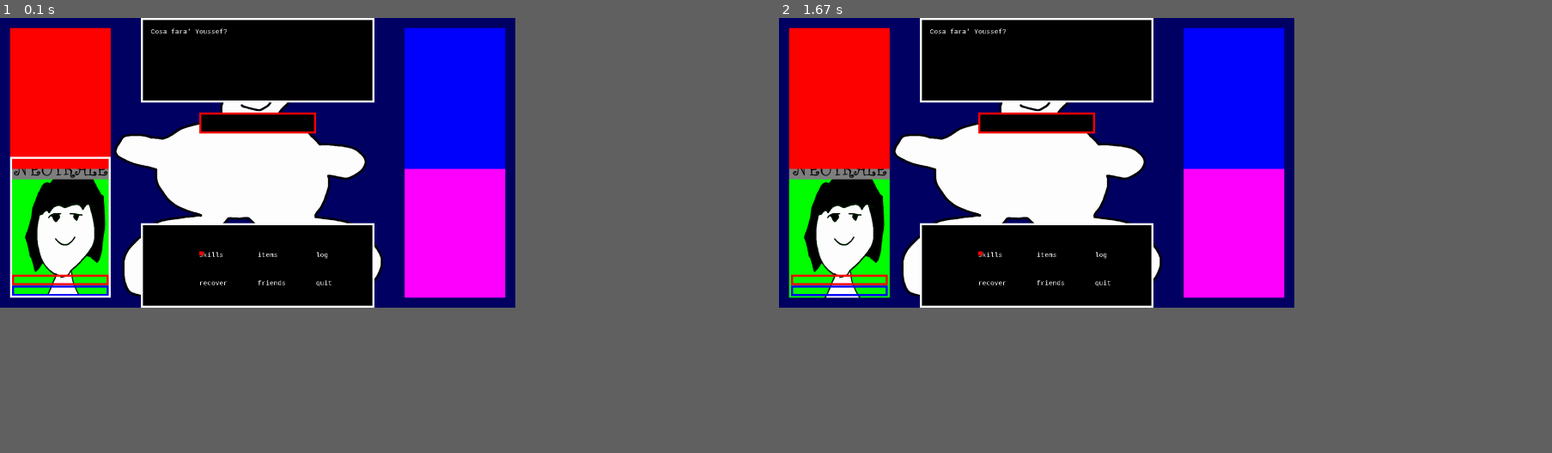
Above: before the commit, frames 1-2 (left to right).
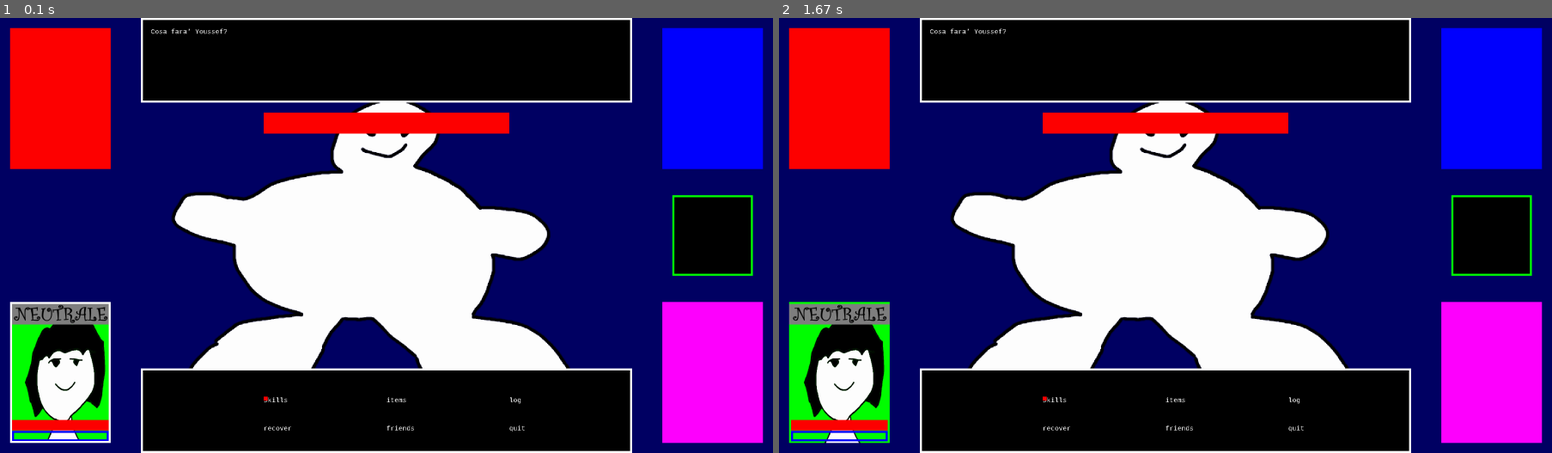
Above: after the commit, the same moments.

Repository: TheDarkOfSOOS/Project-OMONA
Game: pygame game, started from round.py
Two runs of this game, one before a commit and one after it. Both use one fixed random seed, a clock stepped at 60 frames per second and the inputs below.
Inputs:
- Up to frame 1 (0.1 s): no input
- Up to frame 2 (1.67 s): tap Shift at 0.33 s; tap Enter at 0.67 s
In our replay, the window is 600x337 before the commit and 900x506 after it. These sizes can differ from the game's own. Grey fills any space a smaller window leaves; there, only what the larger window draws over its background counts as a difference.

The runs differ from the first frame. In frame 1, 63% of the frame differs, in the area x 1-99%, y 0-100%; in frame 2, 63%.

Commit message:
aggiunta barra di vita funzionante

Diff:
--- a/boss.py
+++ b/boss.py
@@ -15,6 +15,7 @@
         self.img = pygame.transform.scale(BOSS,(WIDTH,HEIGHT))
 
         # STATISTICHE
+        self.max_hp = 8000
         self.hp = 8000 # Variabile per i punti vita
         self.atk = 145 # Variabile per i punti attacco
         self.defn = 156 # Variabile per i punti difesa
--- a/data.py
+++ b/data.py
@@ -2,11 +2,11 @@
 from pygame.locals import *
 
 
-WIDTH, HEIGHT = 1280, 720
-WIN = pygame.display.set_mode((WIDTH, HEIGHT))
+# WIDTH, HEIGHT = 1280, 720
+# WIN = pygame.display.set_mode((WIDTH, HEIGHT))
 
-#WIDTH, HEIGHT = 1920, 1080
-#WIN = pygame.display.set_mode((WIDTH, HEIGHT), pygame.FULLSCREEN)
+WIDTH, HEIGHT = 1920, 1080
+WIN = pygame.display.set_mode((WIDTH, HEIGHT), pygame.FULLSCREEN)
 
 FPS = 30
 
@@ -32,7 +32,7 @@
 BOX_BORDER = 5
 BOX_HORIZONTAL_SPACING = CHARA_WIDTH+(SPACING*4)
 
-ENEMY_HEALTH_BAR_WIDTH = BOX_WIDTH/2
+ENEMY_HEALTH_BAR_WIDTH = BOX_WIDTH//2
 ENEMY_HEALTH_BAR_HEIGHT = BOX_HEIGHT/4
 
 ULTIMATE_BOX_WIDTH = CHARA_WIDTH-(SPACING*2)
--- a/drawer.py
+++ b/drawer.py
@@ -29,7 +29,7 @@
         pygame.draw.rect(WIN, (255,255,255), pygame.Rect( BOX_HORIZONTAL_SPACING, HEIGHT-BOX_HEIGHT, BOX_WIDTH, BOX_HEIGHT ), BOX_BORDER)
     # Barra della vita del Boss
     pygame.draw.rect(WIN, (BLACK), pygame.Rect( (WIDTH/2)-(ENEMY_HEALTH_BAR_WIDTH/2), BOX_HEIGHT+SPACING, ENEMY_HEALTH_BAR_WIDTH, ENEMY_HEALTH_BAR_HEIGHT ))
-    pygame.draw.rect(WIN, (255,0,0), pygame.Rect( (WIDTH/2)-(ENEMY_HEALTH_BAR_WIDTH/2), BOX_HEIGHT+SPACING, ENEMY_HEALTH_BAR_WIDTH, ENEMY_HEALTH_BAR_HEIGHT ), BOX_BORDER)
+    pygame.draw.rect(WIN, (255,0,0), pygame.Rect( (WIDTH/2)-(ENEMY_HEALTH_BAR_WIDTH/2), BOX_HEIGHT+SPACING, b.hp/(b.max_hp/ENEMY_HEALTH_BAR_WIDTH), ENEMY_HEALTH_BAR_HEIGHT ))
     # Carica ultimate
     pygame.draw.rect(WIN, (BLACK), pygame.Rect( WIDTH-ULTIMATE_BOX_WIDTH-(SPACING*2), (HEIGHT/2)-(ULTIMATE_BOX_HEIGTH/2), ULTIMATE_BOX_WIDTH, ULTIMATE_BOX_HEIGTH ))
     pygame.draw.rect(WIN, (0,255,0), pygame.Rect( WIDTH-ULTIMATE_BOX_WIDTH-(SPACING*2), (HEIGHT/2)-(ULTIMATE_BOX_HEIGTH/2), ULTIMATE_BOX_WIDTH, ULTIMATE_BOX_HEIGTH ), BOX_BORDER)
@@ -40,12 +40,22 @@
     #Disegno Youssef
     pygame.draw.rect(WIN, (0,255,0), pygame.Rect( SPACING, HEIGHT-CHARA_HEIGHT-SPACING, CHARA_WIDTH, CHARA_HEIGHT ))
     WIN.blit(y.img["Profilo"],(SPACING,HEIGHT-CHARA_HEIGHT-SPACING))
-    pygame.draw.rect(WIN, (255,0,0), pygame.Rect( SPACING + SPACING_PLAYER_BAR, HEIGHT - (SPACING*2) - (ENEMY_HEALTH_BAR_HEIGHT/2) - SPACING_PLAYER_BAR, CHARA_WIDTH - (SPACING_PLAYER_BAR*2), ENEMY_HEALTH_BAR_HEIGHT/2 ), BOX_BORDER)
+    # Barra della vita di Youssef
+    pygame.draw.rect(WIN, (0,0,0), pygame.Rect( SPACING + SPACING_PLAYER_BAR, HEIGHT - (SPACING*2) - (ENEMY_HEALTH_BAR_HEIGHT/2) - SPACING_PLAYER_BAR, CHARA_WIDTH - (SPACING_PLAYER_BAR*2), ENEMY_HEALTH_BAR_HEIGHT/2 ))
+    pygame.draw.rect(WIN, (255,0,0), pygame.Rect( SPACING + SPACING_PLAYER_BAR, HEIGHT - (SPACING*2) - (ENEMY_HEALTH_BAR_HEIGHT/2) - SPACING_PLAYER_BAR, y.hp/(y.max_hp/CHARA_WIDTH) - (SPACING_PLAYER_BAR*2), ENEMY_HEALTH_BAR_HEIGHT/2 ))
+    # Barra del mana di Youssef
     pygame.draw.rect(WIN, (0,0,255), pygame.Rect( SPACING + SPACING_PLAYER_BAR, HEIGHT - (SPACING*2) - (SPACING_PLAYER_BAR), CHARA_WIDTH - (SPACING_PLAYER_BAR*2), ENEMY_HEALTH_BAR_HEIGHT/2 ), BOX_BORDER)
+    # Tab dell'emozione corrente di Youssef
     WIN.blit(y.img["Emozione"],(SPACING,HEIGHT-CHARA_HEIGHT-SPACING+SPACING_PLAYER_BAR))
+
 
     #Disegno Piergiorgio
     pygame.draw.rect(WIN, (255,0,0), pygame.Rect( SPACING, SPACING, CHARA_WIDTH, CHARA_HEIGHT ))
+    # WIN.blit(p.img["Profilo"],(SPACING,HEIGHT-CHARA_HEIGHT-SPACING))
+
+
+
+
     #Disegno Raul
     pygame.draw.rect(WIN, (255,0,255), pygame.Rect( WIDTH-CHARA_WIDTH-SPACING, HEIGHT-CHARA_HEIGHT-SPACING, CHARA_WIDTH, CHARA_HEIGHT ))
     #Disegno Fabiano
--- a/youssef_class.py
+++ b/youssef_class.py
@@ -46,13 +46,15 @@
 position_in_fight="left-down"
 
 class Youssef():
-    def __init__(self,):
+    def __init__(self):
 
         self.img = {"Profilo":pygame.transform.scale(CHARA_NEUTRAL,(CHARA_WIDTH,CHARA_HEIGHT)),"Emozione":NEUTRAL_IMG}
 
         # STATISTICHE
-        self.hp = 432 # Variabile per i punti vita
+        self.max_hp = 450
+        self.hp = 450 # Variabile per i punti vita
         self.mna = 197 # Variabile per i punti mana
+        self.max_mna = 197
         self.atk = 145 # Variabile per i punti attacco
         self.defn = 156 # Variabile per i punti difesa
         self.vel = 131 # Variabile per i punti velocità
